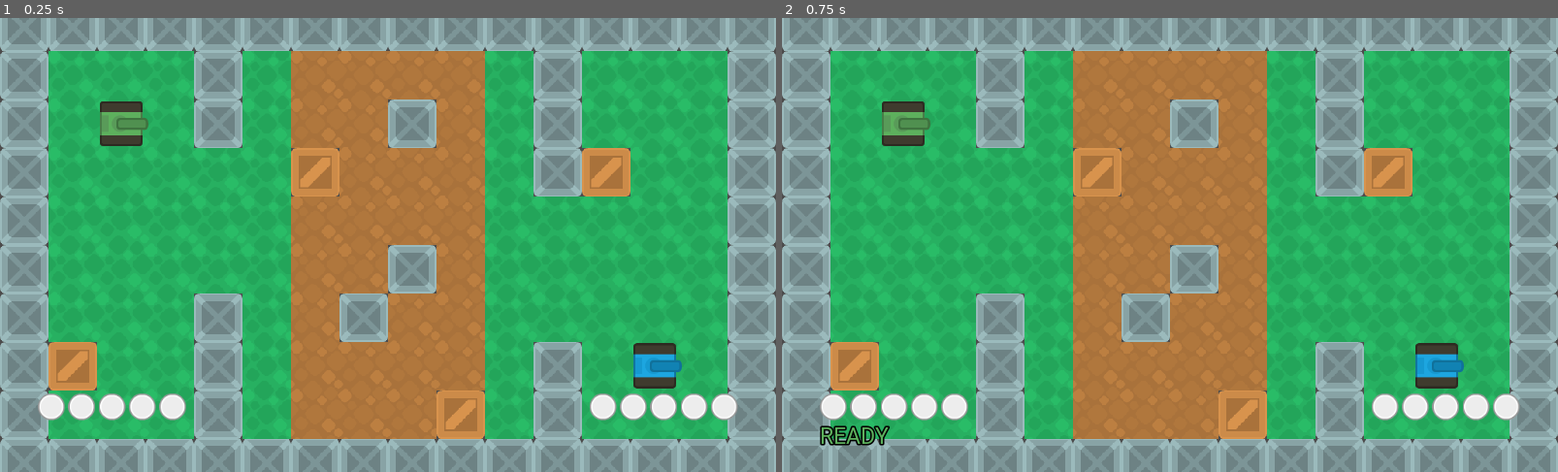
Above: before the commit, frames 1-2 (left to right).
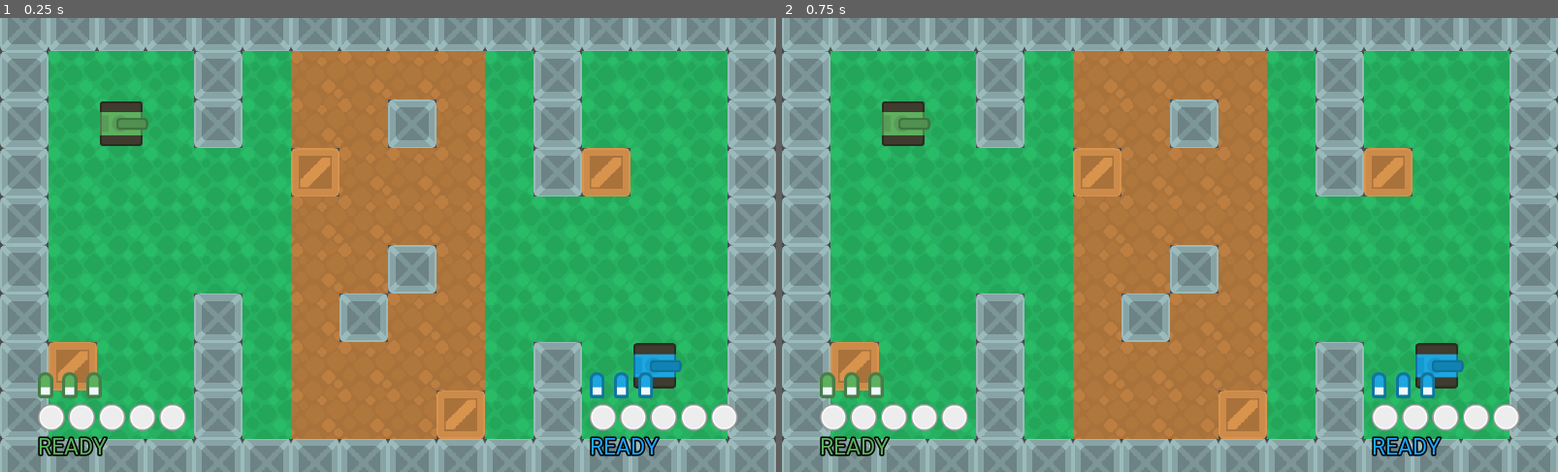
Above: after the commit, the same moments.

Repository: lendroit/tanktank
Game: Godot game, scene res://Game.tscn
Same seed, same stepped clock (60 frames per second), same inputs: the game is played once before the commit and once after it.
Inputs:
- Up to frame 1 (0.25 s): no input
- Up to frame 2 (0.75 s): tap Enter at 0.5 s

The runs differ from the first frame. In frame 1, 3.1% of the frame differs, in the area x 4-95%, y 77-97%; in frame 2, 3.2%.

Commit message:
feature: show nb of bullets remaining

Diff:
--- a/Game.gd
+++ b/Game.gd
@@ -43,6 +43,8 @@
 	players[2].connect("died", self, "_on_Player2_died")
 	players[1].connect("shoot_bullet", self, "_on_Player1_shot_bullet")
 	players[2].connect("shoot_bullet", self, "_on_Player2_shot_bullet")
+	players[1].connect("reload", self, "_on_Player1_reloaded")
+	players[2].connect("reload", self, "_on_Player2_reloaded")
 
 func _on_Player1_action_ended():
 	gui.remove_action(1)
@@ -66,9 +68,17 @@
 
 func _on_Player1_shot_bullet(direction):
 	player_shoot(1, direction)
+	gui.remove_bullet(1)
 
 func _on_Player2_shot_bullet(direction):
 	player_shoot(2, direction)
+	gui.remove_bullet(2)
+
+func _on_Player1_reloaded():
+	gui.show_all_bullets(1)
+
+func _on_Player2_reloaded():
+	gui.show_all_bullets(2)
 
 func player_shoot(player_id, direction):
 	var new_bullet = Bullet.instance()
--- a/Tank/Player.gd
+++ b/Tank/Player.gd
@@ -21,6 +21,7 @@
 signal action_ended
 signal died
 signal shoot_bullet
+signal reload
 
 var shots_left_before_reload = MAX_SHOTS
 
@@ -137,6 +138,7 @@
 	end_of_action()
 
 func reload():
+	emit_signal("reload")
 	shots_left_before_reload = MAX_SHOTS
 	reload_animator.play("Reload")
 	wait_end_of_turn()
--- a/UI/ActionIndicatorContainer.gd
+++ b/UI/ActionIndicatorContainer.gd
@@ -2,12 +2,21 @@
 
 export(int, 1, 2) var player_id = 1
 onready var action_indicator_container = $PlayerActionIndicator
+onready var bullets_container = $Bullets/HBoxContainer
 onready var ready_text = $Ready
+
+var bullet_texture_for_player = {
+	1: preload("res://Bullets/bulletGreenSilver_outline.png"),
+	2: preload("res://Bullets/bulletBlueSilver_outline.png")
+}
 
 func _ready():
 	ready_text.set("custom_colors/font_color", Constants.PLAYER_COLORS[player_id])
 	for action_indicator in action_indicator_container.get_children():
 		action_indicator.player_id = player_id
+
+	for child in bullets_container.get_children():
+		child.texture = bullet_texture_for_player[player_id]
 
 func add_action():
 	for action_indicator in action_indicator_container.get_children():
@@ -27,3 +36,15 @@
 
 func set_ready(state: bool):
 	ready_text.visible = state
+
+func remove_bullet():
+	var children = bullets_container.get_children()
+	var nb_children = bullets_container.get_child_count()
+	for i in range(nb_children - 1, -1, -1):
+		if children[i].visible == true:
+			children[i].visible = false
+			return
+
+func show_all_bullets():
+	for child in bullets_container.get_children():
+		child.visible = true
--- a/UI/ActionIndicatorContainer.tscn
+++ b/UI/ActionIndicatorContainer.tscn
@@ -1,8 +1,9 @@
-[gd_scene load_steps=5 format=2]
+[gd_scene load_steps=6 format=2]
 
 [ext_resource path="res://UI/ActionIndicatorContainer.gd" type="Script" id=1]
 [ext_resource path="res://Roboto-Regular.ttf" type="DynamicFontData" id=2]
 [ext_resource path="res://UI/ActionIndicator.tscn" type="PackedScene" id=3]
+[ext_resource path="res://Bullets/bulletBeigeSilver_outline.png" type="Texture" id=4]
 
 [sub_resource type="DynamicFont" id=1]
 size = 30
@@ -11,17 +12,44 @@
 font_data = ExtResource( 2 )
 
 [node name="VBoxContainer" type="VBoxContainer"]
-margin_left = 200.0
-margin_right = 200.0
-margin_bottom = 36.0
+margin_right = 274.0
+margin_bottom = 122.0
 script = ExtResource( 1 )
 __meta__ = {
 "_edit_use_anchors_": false
 }
 
+[node name="Bullets" type="MarginContainer" parent="."]
+margin_right = 274.0
+margin_bottom = 38.0
+rect_min_size = Vector2( 0, 38 )
+
+[node name="HBoxContainer" type="HBoxContainer" parent="Bullets"]
+margin_right = 274.0
+margin_bottom = 38.0
+custom_constants/separation = 12
+
+[node name="Bullet1" type="TextureRect" parent="Bullets/HBoxContainer"]
+margin_right = 20.0
+margin_bottom = 38.0
+texture = ExtResource( 4 )
+
+[node name="Bullet2" type="TextureRect" parent="Bullets/HBoxContainer"]
+margin_left = 32.0
+margin_right = 52.0
+margin_bottom = 38.0
+texture = ExtResource( 4 )
+
+[node name="Bullet3" type="TextureRect" parent="Bullets/HBoxContainer"]
+margin_left = 64.0
+margin_right = 84.0
+margin_bottom = 38.0
+texture = ExtResource( 4 )
+
 [node name="PlayerActionIndicator" type="HBoxContainer" parent="."]
-margin_right = 196.0
-margin_bottom = 36.0
+margin_top = 42.0
+margin_right = 274.0
+margin_bottom = 78.0
 __meta__ = {
 "_edit_use_anchors_": false
 }
@@ -45,10 +73,9 @@
 margin_right = 196.0
 
 [node name="Ready" type="Label" parent="."]
-visible = false
-margin_top = 40.0
-margin_right = 196.0
-margin_bottom = 76.0
+margin_top = 82.0
+margin_right = 274.0
+margin_bottom = 118.0
 custom_fonts/font = SubResource( 1 )
 text = "ready"
 uppercase = true
--- a/UI/GUI.gd
+++ b/UI/GUI.gd
@@ -18,3 +18,9 @@
 
 func set_ready(player_id: int, state: bool):
 	player_action_indicator_container[player_id].set_ready(state)
+
+func remove_bullet(player_id: int):
+	player_action_indicator_container[player_id].remove_bullet()
+
+func show_all_bullets(player_id: int):
+	player_action_indicator_container[player_id].show_all_bullets()
--- a/UI/GUI.tscn
+++ b/UI/GUI.tscn
@@ -4,13 +4,12 @@
 [ext_resource path="res://UI/GUI.gd" type="Script" id=2]
 
 [node name="GUI" type="MarginContainer"]
-anchor_left = 0.5
 anchor_top = 1.0
-anchor_right = 0.5
+anchor_right = 1.0
 anchor_bottom = 1.0
-margin_left = -462.0
-margin_top = -104.0
-margin_right = 462.0
+margin_left = 50.0
+margin_top = -132.0
+margin_right = -50.0
 script = ExtResource( 2 )
 __meta__ = {
 "_edit_use_anchors_": false
@@ -18,7 +17,7 @@
 
 [node name="Container" type="HBoxContainer" parent="."]
 margin_right = 924.0
-margin_bottom = 36.0
+margin_bottom = 118.0
 size_flags_horizontal = 3
 size_flags_vertical = 0
 __meta__ = {
@@ -26,11 +25,12 @@
 }
 
 [node name="P1ActionIndicator" parent="Container" instance=ExtResource( 1 )]
-margin_left = 0.0
 margin_right = 724.0
+margin_bottom = 118.0
 size_flags_horizontal = 3
 
 [node name="P2ActionIndicator" parent="Container" instance=ExtResource( 1 )]
 margin_left = 728.0
 margin_right = 924.0
+margin_bottom = 118.0
 player_id = 2
